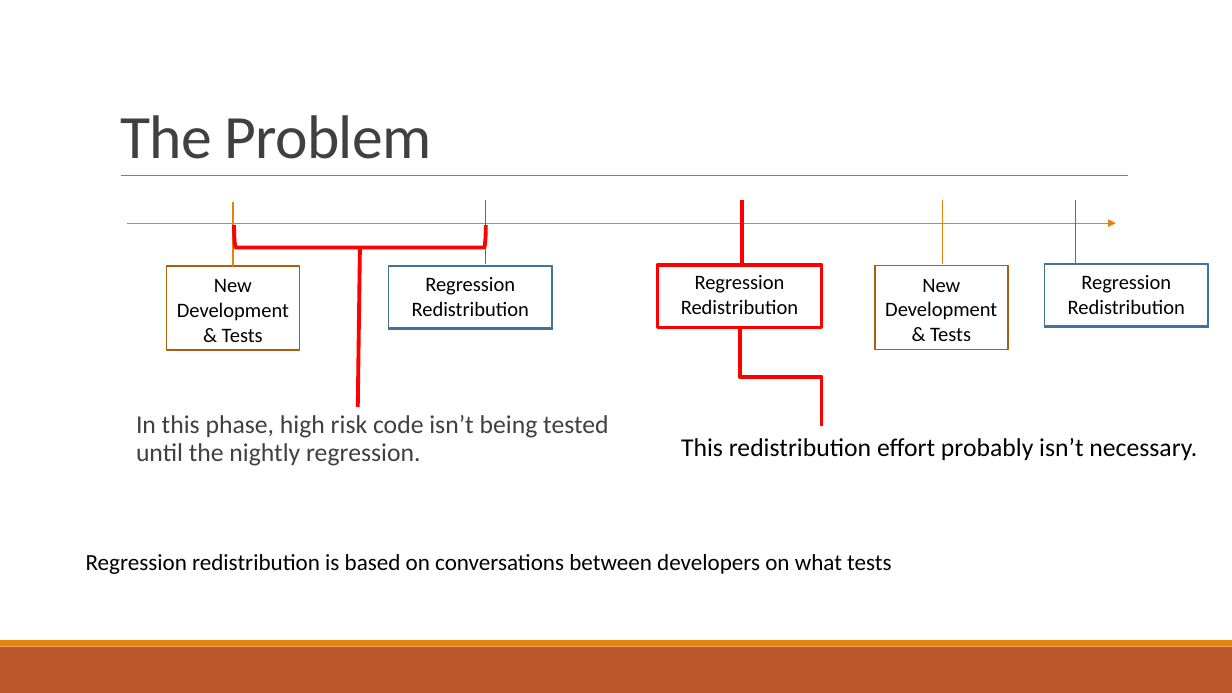
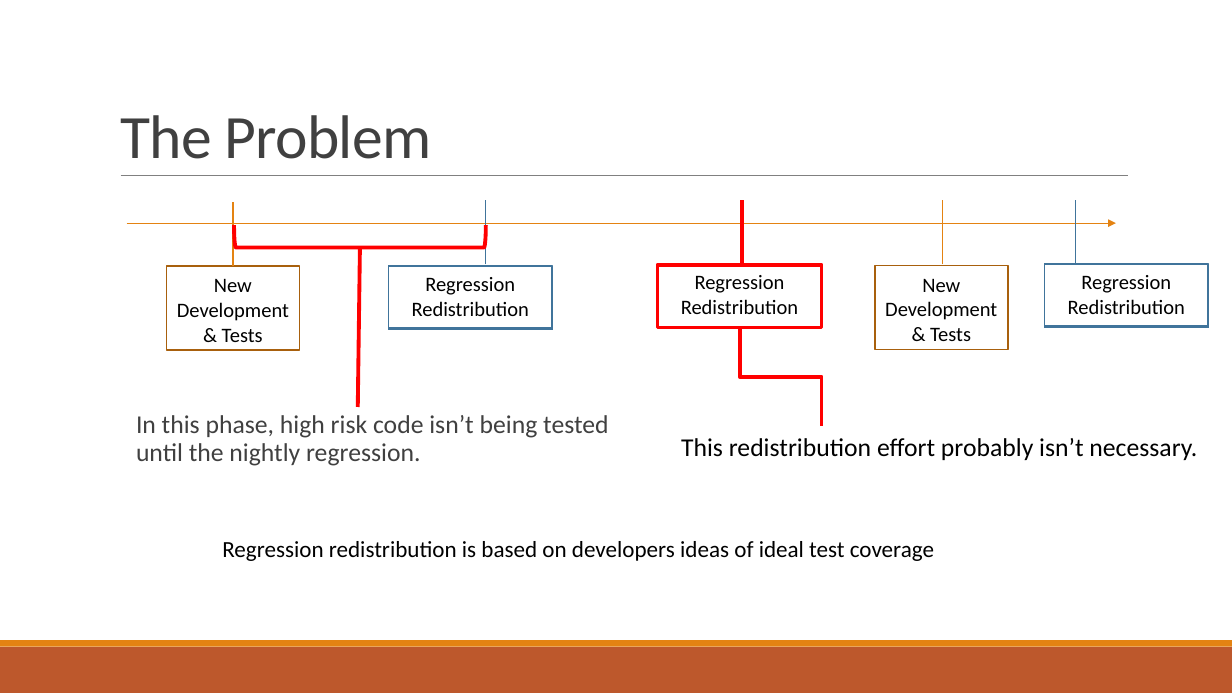
Before and after one commit to kelsheyk/coverageRanker, a slide deck: slide 4 of deliverables/SwTestPres.pptx. Drawn at 1232x693 pixels with LibreOffice and Linux fonts; fonts in the diff are those of the drawing. Boxes give left, top, right and bottom in pixels: in the first picture for what was removed or moved away, otherwise in the second. Text is boxed around its words. In the diff, an @@ line names an element or a change of style, - is before the commit and + after.

Commit message:
Presentation tweaks

```diff
--- a/deliverables/SwTestPres.pptx
+++ b/deliverables/SwTestPres.pptx
@@ text at [222, 541, 934, 561]: text changed @@
-Regression redistribution is based on conversations between developers on what tests
+Regression redistribution is based on developers ideas of ideal test coverage
```
Also in this commit, not shown: 1 other slide changed, 1 slide added.
